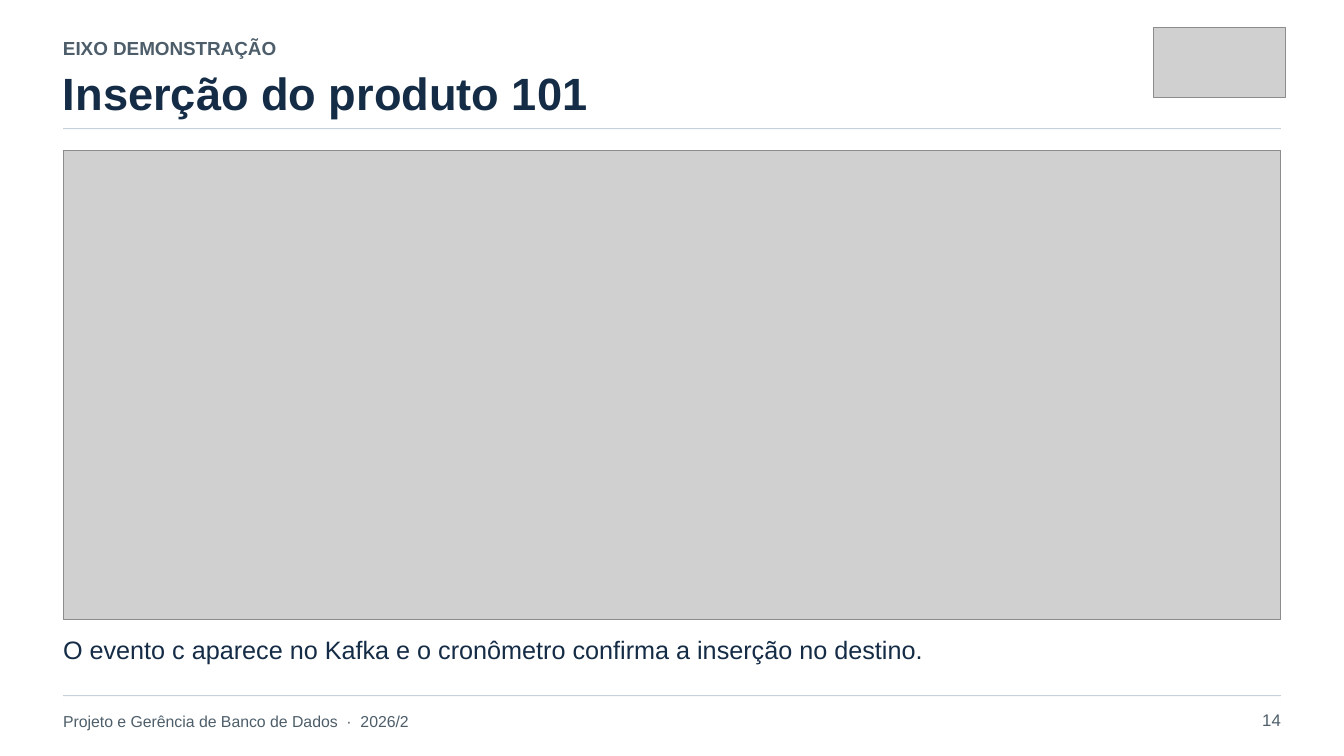
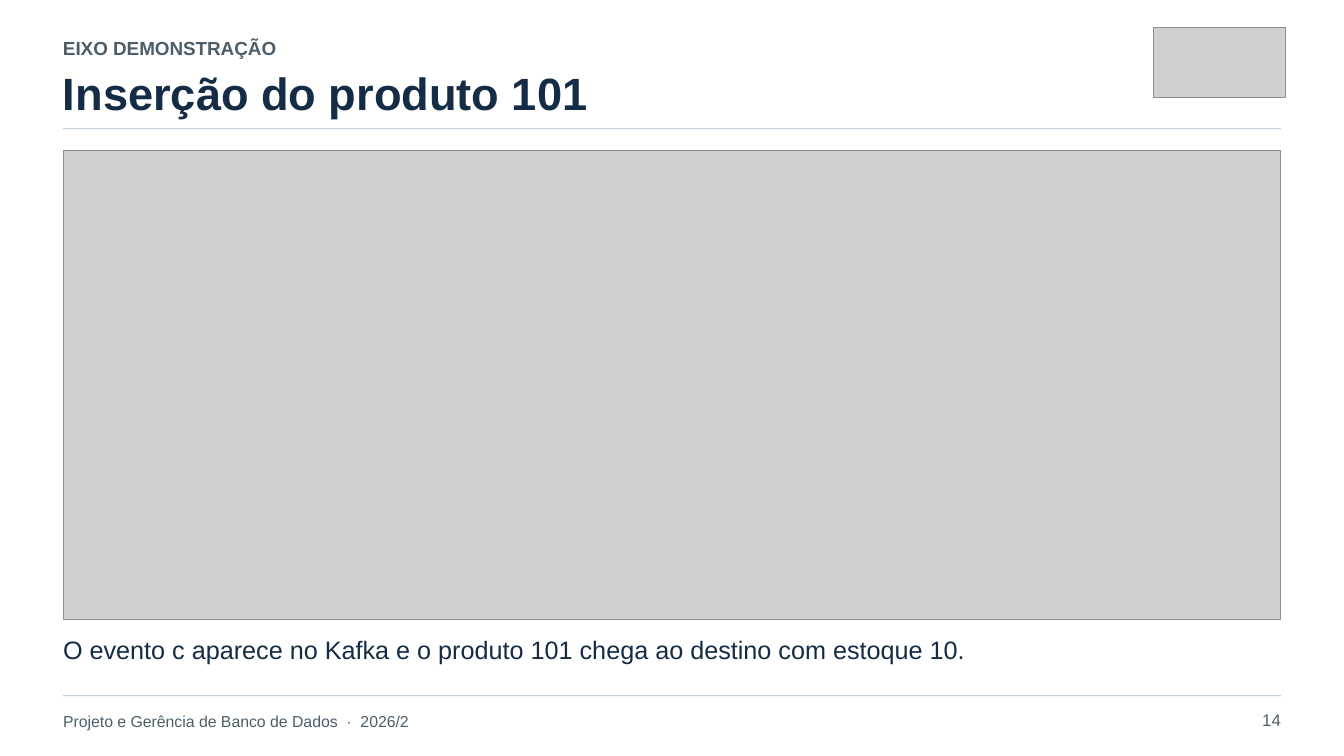
Before and after one commit to lucassbertol/debezium-pgbd, a slide deck: slide 14 of apresentacao/CDC-com-Debezium-e-PostgreSQL-final.pptx. Drawn at 1344x756 pixels with LibreOffice and Linux fonts; fonts in the diff are those of the drawing; grey boxes stand for pictures. Boxes give left, top, right and bottom in pixels: in the first picture for what was removed or moved away, otherwise in the second. Text is boxed around its words. In the diff, an @@ line names an element or a change of style, - is before the commit and + after.

```diff
--- a/apresentacao/CDC-com-Debezium-e-PostgreSQL-final.pptx
+++ b/apresentacao/CDC-com-Debezium-e-PostgreSQL-final.pptx
@@ text at (63, 640, 965, 665): text changed @@
-O evento c aparece no Kafka e o cronômetro confirma a inserção no destino.
+O evento c aparece no Kafka e o produto 101 chega ao destino com estoque 10.
```
Also in this commit, not shown: 5 other slides changed, 10 other files.
